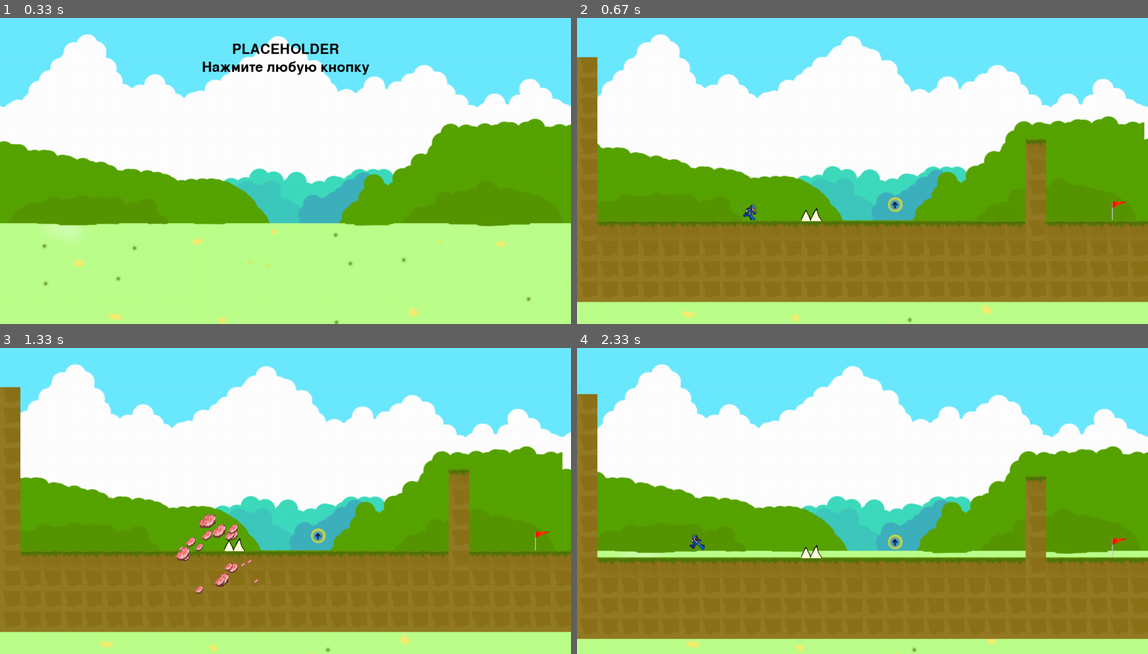
Above: before the commit, frames 1-4 (two rows, left to right).
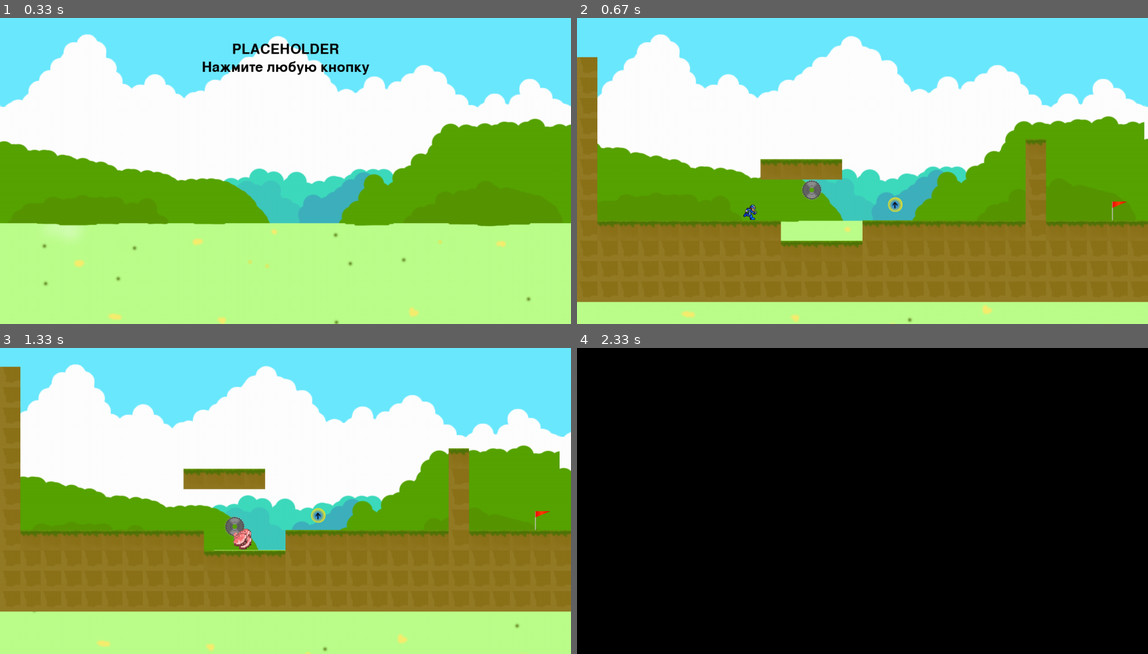
Above: after the commit, the same moments.

Repository: ArtemST2006/pygame-project
Game: pygame game, started from testyurself.py
The game is run twice, just before and just after one commit, with the same random seed, the same clock (stepped at 60 frames per second) and the same inputs.
Inputs:
- Up to frame 1 (0.33 s): no input
- Up to frame 2 (0.67 s): hold Right from 0.33 s (still down)
- Up to frame 3 (1.33 s): release Right at 0.8 s; hold Right 0.83-1.3 s
- Up to frame 4 (2.33 s): hold Left from 2.23 s (still down); tap Space at 2.3 s

Frame 1 is identical in both runs. In frame 2, 2.4% of the frame differs, in the area x 32-50%, y 46-76%; in frame 3, 17%; in frame 4, 100%, in the area x 0-100%, y 0-100%.

Commit message:
add circular saw

Diff:
--- a/data/map.txt
+++ b/data/map.txt
@@ -8,8 +8,8 @@
 ###################################################################    #####
 ##########1    #################         ##########################    #####
 ############## ####^^###                         # ################    #####
-##      ###                     ###########        ################    #####
-#+            5          ####################***#    ##      ######    #####
+##      ###                     #### % ####        ################    #####
+#+            5          ###########   ######***#    ##      ######    #####
 ###***######***#**#################################                !*1*#####
 ############################################################################
 ############################################################################
--- a/data/test_map.txt
+++ b/data/test_map.txt
@@ -3,10 +3,10 @@
 #                            #
 #                            #
 #                     #      #
-#                     #      #
+#        ####         #      #
 #     @               #      #
-#          *   5      #   +  #
+#          %   5      #   +  #
+##########    #################
 ##############################
 ##############################
 ##############################
-##############################
--- a/testyurself.py
+++ b/testyurself.py
@@ -134,6 +134,10 @@
                         EnemyPush(x * 50, 750 - (y * 50), 'top')
                 except Exception:
                     pass
+
+            elif level[y][x] == '%':
+                CircularSaw(x * 50, 750 - (y * 50))
+
 
     return new_player, x, y, len(max(level, key=len))
 
@@ -514,6 +518,50 @@
         self.image = load_image(BLOCK['flag'])
         self.image = pygame.transform.scale(self.image, (50, 50))
         self.rect = self.image.get_rect().move(x, y)
+
+
+class CircularSaw(pygame.sprite.Sprite):
+    def __init__(self, x, y):
+        super().__init__(all_sprites, enemy_sprites)
+        self.lis_image = [pygame.transform.scale(load_image('Circularca/1.png'), (50, 50)),
+                          pygame.transform.scale(load_image('Circularca/2.png'), (50, 50)),
+                          pygame.transform.scale(load_image('Circularca/3.png'), (50, 50)),
+                          pygame.transform.scale(load_image('Circularca/4.png'), (50, 50)),
+                          pygame.transform.scale(load_image('Circularca/5.png'), (50, 50))]
+        self.image = self.lis_image[0]
+
+        self.width = self.image.get_width()
+        self.height = self.image.get_height()
+        self.rect = self.image.get_rect().move(x, y)
+
+        self.count = 0
+        self.delay = 0
+        self.flag = True
+
+    def update(self):
+        if self.flag:
+            dy = -6
+        else:
+            dy = 6
+
+        self.count += 1
+        self.image = self.lis_image[self.count % 5]
+
+        if self.delay == 0:
+            for sprite in platform_sprites:
+                if sprite.rect.colliderect(self.rect.x, self.rect.y + dy, self.width, self.height):
+                    if self.flag:
+                        dy = sprite.rect.bottom - self.rect.top
+                    else:
+                        dy = sprite.rect.top - self.rect.bottom
+
+                    self.flag = not self.flag
+
+                    self.delay = -10
+            self.rect.y += dy
+        else:
+            self.delay += 1
+
 
 
 class Gain(pygame.sprite.Sprite):
Binary file added: data/Circularca/1.png
Binary file added: data/Circularca/2.png
Binary file added: data/Circularca/3.png
Binary file added: data/Circularca/4.png
Binary file added: data/Circularca/5.png
